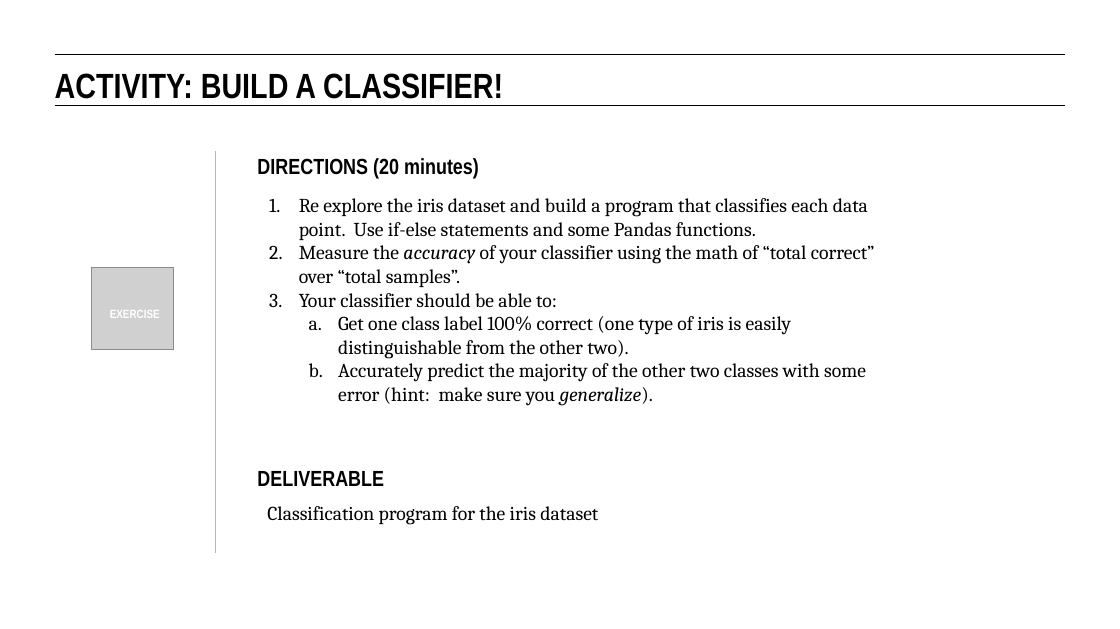
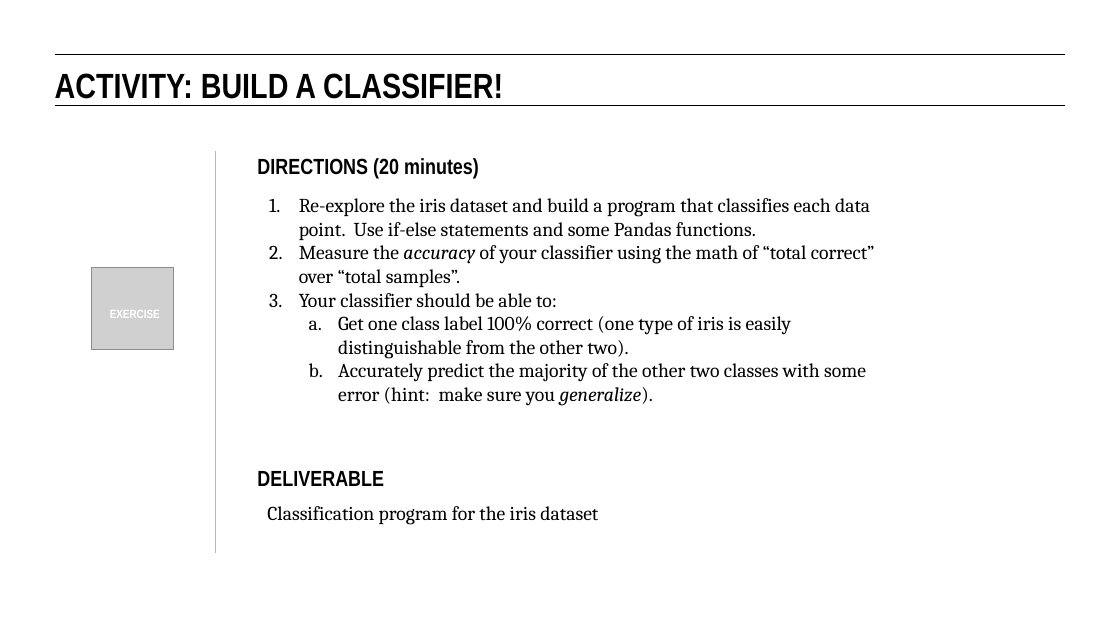
Before and after one commit to eflautt/ga-data-science, a slide deck: slide 21 of lessons/lesson-08/08-intro-to-classification.pptx. Drawn at 1120x629 pixels with LibreOffice and Linux fonts; fonts in the diff are those of the drawing; grey boxes stand for pictures. Boxes give left, top, right and bottom in pixels: in the first picture for what was removed or moved away, otherwise in the second. Text is boxed around its words. In the diff, an @@ line names an element or a change of style, - is before the commit and + after.

```diff
--- a/lessons/lesson-08/08-intro-to-classification.pptx
+++ b/lessons/lesson-08/08-intro-to-classification.pptx
@@ text at <box>299,198,870,240</box>: text changed @@
-1. Re explore the iris dataset and build a program that classifies each data point. Use if-else statements and some Pandas functions.
+1. Re-explore the iris dataset and build a program that classifies each data point. Use if-else statements and some Pandas functions.
```
Also in this commit, not shown: 12 other slides changed, 3 slides added.
